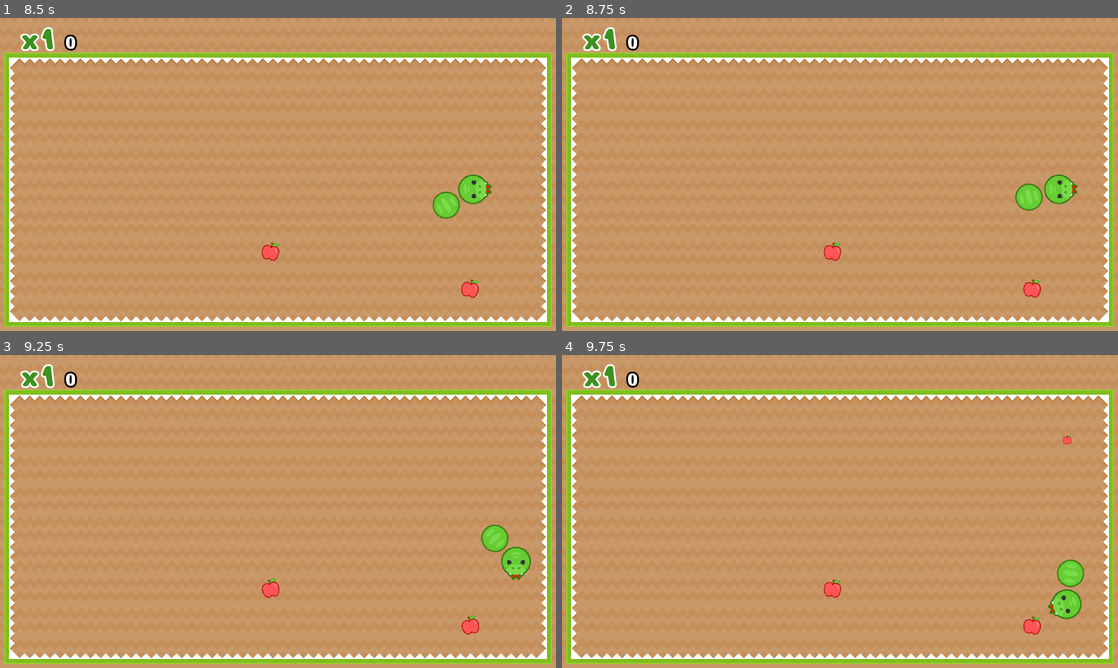
Above: before the commit, frames 1-4 (two rows, left to right).
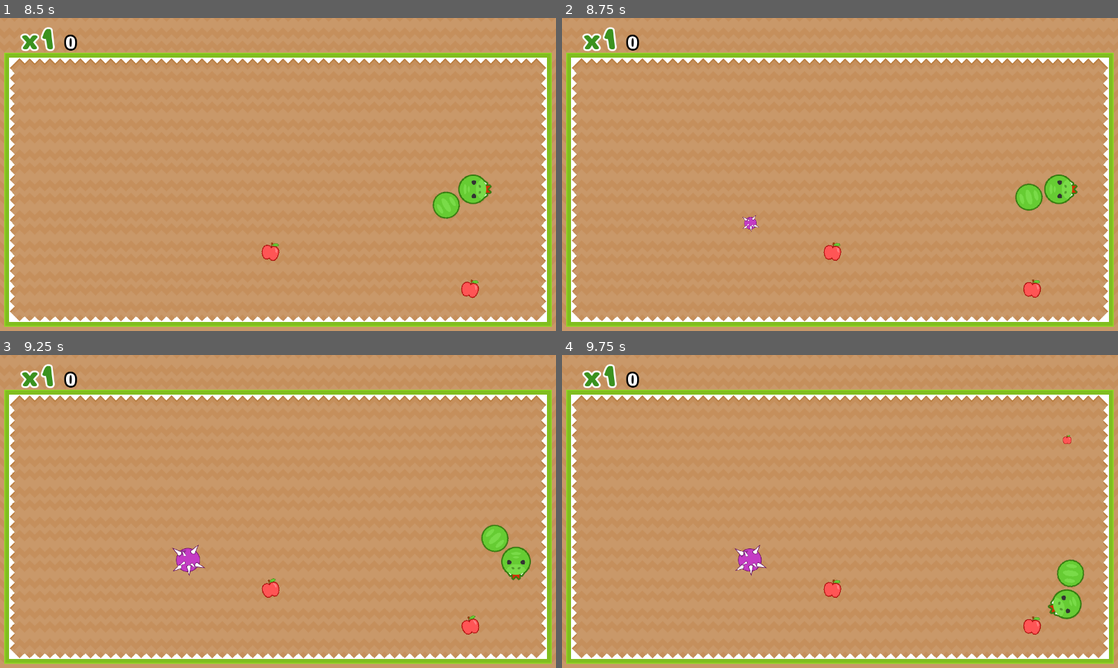
Above: after the commit, the same moments.

Repository: Dancovich/hungry_snake
Game: Godot game, scene res://main_scene.tscn
The game is run twice, just before and just after one commit, with the same random seed, the same clock (stepped at 60 frames per second) and the same inputs. Sound files missing from this copy of the repository are replaced by a short silence.
Inputs:
- Up to frame 1 (8.5 s): click "START" at 0.5 s; hold Right (move_right) 1.28-2.03 s; hold Space (eat) 1.28-2.03 s; hold Down (move_down) 2.03-2.78 s; tap Space (eat) every 1.5 s from 2.1 to 8.1 s; hold Right (move_right) 2.78-3.53 s; hold Space (eat) 2.78-3.53 s; hold Up (move_up) 3.53-4.28 s; hold Space (eat) 4.28-5.03 s; hold Left (move_left) 4.28-5.78 s; hold Down (move_down) 5.78-6.53 s; hold Space (eat) 5.78-6.53 s; hold Right (move_right) 6.53-7.28 s; hold Up (move_up) 7.28-8.03 s; hold Space (eat) 7.28-8.03 s; hold Right (move_right) from 8.03 s (still down)
- Up to frame 2 (8.75 s): keep holding Right (move_right)
- Up to frame 3 (9.25 s): release Right (move_right) at 8.78 s; hold Down (move_down) from 8.78 s (still down); hold Space (eat) from 8.78 s (still down)
- Up to frame 4 (9.75 s): release Down (move_down) at 9.53 s; release Space (eat) at 9.53 s; hold Left (move_left) from 9.53 s (still down); tap Space (eat) at 9.6 s

Frame 1 is identical in both runs. In frame 2, less than 0.1% of the frame differs, in the area x 32-36%, y 63-69%; in frame 3, 0.3%, in the area x 31-37%, y 60-71%; in frame 4, 0.3%.

Commit message:
Added preliminary music and SFX

Diff:
--- /dev/null
+++ b/default_bus_layout.tres
@@ -0,0 +1,20 @@
+[gd_resource type="AudioBusLayout" load_steps=2 format=2]
+
+[sub_resource type="AudioEffectCompressor" id=1]
+resource_name = "Compressor"
+
+[resource]
+bus/0/effect/0/effect = SubResource( 1 )
+bus/0/effect/0/enabled = true
+bus/1/name = "Music"
+bus/1/solo = false
+bus/1/mute = false
+bus/1/bypass_fx = false
+bus/1/volume_db = -12.4783
+bus/1/send = "Master"
+bus/2/name = "Sfx"
+bus/2/solo = false
+bus/2/mute = false
+bus/2/bypass_fx = false
+bus/2/volume_db = 0.0
+bus/2/send = "Master"
--- a/snake/snake.gd
+++ b/snake/snake.gd
@@ -6,6 +6,7 @@
 signal dead
 
 const SPEED := 220.0
+#const SPEED := 1.0
 const ROTATION_SPEED := deg2rad(360.0)
 const DEFAULT_SIZE := 0.85
 const SIZE_INCREMENT := 0.08
@@ -14,6 +15,10 @@
 
 onready var _head: SnakeHead = $SnakeHead
 onready var _anim: AnimationPlayer = $AnimationPlayer
+onready var _sound_eat: AudioStreamPlayer2D = $SnakeHead/Sounds/Eat
+onready var _sound_swallow: AudioStreamPlayer2D = $SnakeHead/Sounds/Swallow
+onready var _sound_die: AudioStreamPlayer2D = $SnakeHead/Sounds/Die
+onready var _sound_move: AudioStreamPlayer2D = $SnakeHead/Sounds/Move
 
 var _body_parts := []
 var _speed := Vector2.RIGHT * SPEED
@@ -27,6 +32,8 @@
 		part.position = pos
 
 func increase_size() -> void:
+	_sound_eat.pitch_scale = rand_range(0.98, 1.2)
+	_sound_eat.play()
 	_size += SIZE_INCREMENT
 	_head.scale_head = _size
 
@@ -67,6 +74,9 @@
 
 func kill() -> void:
 	_queue_kill = true
+
+	_sound_move.stop()
+
 	_anim.play("die")
 	yield(_anim, "animation_finished")
 
@@ -75,8 +85,12 @@
 		part.kill(previous.position.direction_to(part.position))
 		previous = part
 
+	_sound_die.play()
 	_anim.play("dissapear")
+
 	yield(_anim, "animation_finished")
+	yield(_sound_die, "finished")
+
 	emit_signal("dead")
 	queue_free()
 
@@ -88,12 +102,14 @@
 	_head.connect("body_entered", self, "_on_object_contact")
 
 	add_body_part()
+	_sound_move.play()
 
 func _unhandled_input(event: InputEvent) -> void:
 	if !_queue_kill && \
 			_size > DEFAULT_SIZE && \
 			event.is_action_pressed("eat"):
 		get_tree().set_input_as_handled()
+		_sound_swallow.play()
 		var qtd_food_swallowed := count_size_increments()
 		reset_size()
 		add_body_part()
--- a/snake/snake.tscn
+++ b/snake/snake.tscn
@@ -1,7 +1,11 @@
-[gd_scene load_steps=5 format=2]
+[gd_scene load_steps=9 format=2]
 
 [ext_resource path="res://snake/snake_head.tscn" type="PackedScene" id=1]
 [ext_resource path="res://snake/snake.gd" type="Script" id=2]
+[ext_resource path="res://resources/sounds/eat render 001.ogg" type="AudioStream" id=3]
+[ext_resource path="res://resources/sounds/swallow render 001.ogg" type="AudioStream" id=4]
+[ext_resource path="res://resources/sounds/hiss_death render 001.ogg" type="AudioStream" id=5]
+[ext_resource path="res://resources/sounds/move render 001.ogg" type="AudioStream" id=6]
 
 [sub_resource type="Animation" id=1]
 resource_name = "die"
@@ -65,6 +69,28 @@
 
 [node name="SnakeHead" parent="." instance=ExtResource( 1 )]
 
+[node name="Sounds" type="Node2D" parent="SnakeHead"]
+
+[node name="Eat" type="AudioStreamPlayer2D" parent="SnakeHead/Sounds"]
+stream = ExtResource( 3 )
+volume_db = 18.0
+bus = "Sfx"
+
+[node name="Move" type="AudioStreamPlayer2D" parent="SnakeHead/Sounds"]
+stream = ExtResource( 6 )
+volume_db = 11.0
+bus = "Sfx"
+
+[node name="Swallow" type="AudioStreamPlayer2D" parent="SnakeHead/Sounds"]
+stream = ExtResource( 4 )
+volume_db = 13.0
+bus = "Sfx"
+
+[node name="Die" type="AudioStreamPlayer2D" parent="SnakeHead/Sounds"]
+stream = ExtResource( 5 )
+volume_db = 12.0
+bus = "Sfx"
+
 [node name="AnimationPlayer" type="AnimationPlayer" parent="."]
 anims/die = SubResource( 1 )
 anims/dissapear = SubResource( 2 )
--- a/stage/stage.gd
+++ b/stage/stage.gd
@@ -36,6 +36,7 @@
 	get_tree().change_scene("res://main_scene.tscn")
 
 func reset_game() -> void:
+	$Music.play(0.0)
 	randomize()
 
 	_gameover_restart_button.release_focus()
--- a/stage/stage.tscn
+++ b/stage/stage.tscn
@@ -1,8 +1,9 @@
-[gd_scene load_steps=6 format=2]
+[gd_scene load_steps=7 format=2]
 
 [ext_resource path="res://tilesets/stage.tres" type="TileSet" id=1]
 [ext_resource path="res://resources/font_outline_50.tres" type="DynamicFont" id=2]
 [ext_resource path="res://resources/font_whiteoutline_80.tres" type="DynamicFont" id=3]
+[ext_resource path="res://resources/sounds/bgm.mp3" type="AudioStream" id=4]
 [ext_resource path="res://stage/stage.gd" type="Script" id=5]
 [ext_resource path="res://stage/gameover_screen.tscn" type="PackedScene" id=8]
 
@@ -62,7 +63,7 @@
 
 [node name="ThornSpawnTimer" type="Timer" parent="."]
 process_mode = 0
-wait_time = 15.0
+wait_time = 8.0
 one_shot = true
 
 [node name="SpawnTL" type="Position2D" parent="."]
@@ -74,6 +75,10 @@
 [node name="SpawnTR" type="Position2D" parent="."]
 position = Vector2( 1190, 152 )
 
+[node name="Music" type="AudioStreamPlayer" parent="."]
+stream = ExtResource( 4 )
+bus = "Music"
+
 [connection signal="pressed" from="GameoverLayer/Gameover/RestartButton" to="." method="reset_game"]
 [connection signal="pressed" from="GameoverLayer/Gameover/TitleScreenButton" to="." method="title_screen"]
 
Not shown, added: resources/sounds/bgm.mp3.import
Not shown, added: resources/sounds/eat render 001.ogg.import
Not shown, added: resources/sounds/hiss_death render 001.ogg.import
Not shown, added: resources/sounds/move render 001.ogg.import
Not shown, added: resources/sounds/swallow render 001.ogg.import
Not shown, added: resources/sounds/bgm.mp3
Not shown, added: resources/sounds/eat render 001.ogg
Not shown, added: resources/sounds/hiss_death render 001.ogg
Not shown, added: resources/sounds/move render 001.ogg
Not shown, added: resources/sounds/swallow render 001.ogg
